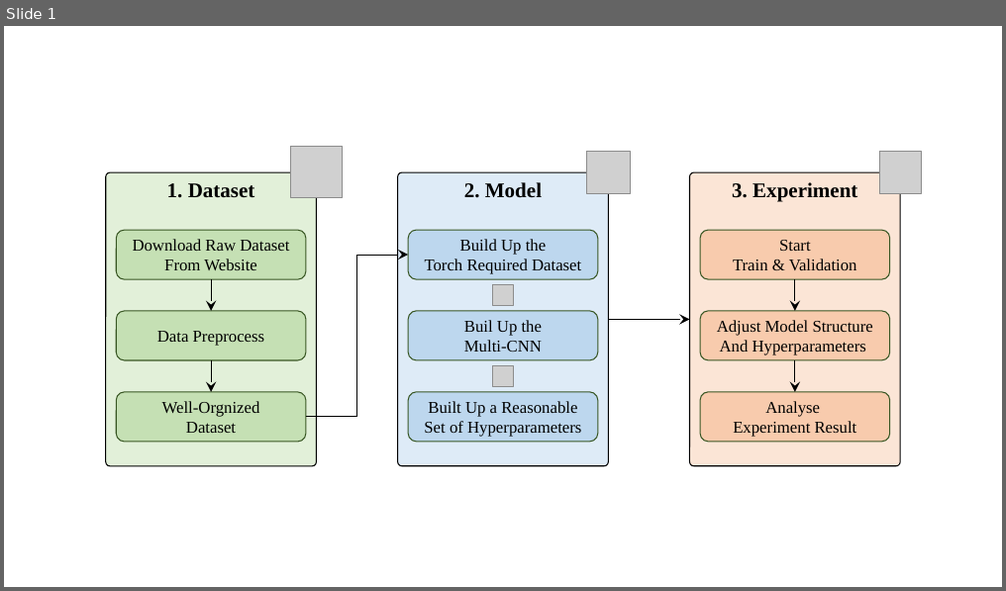
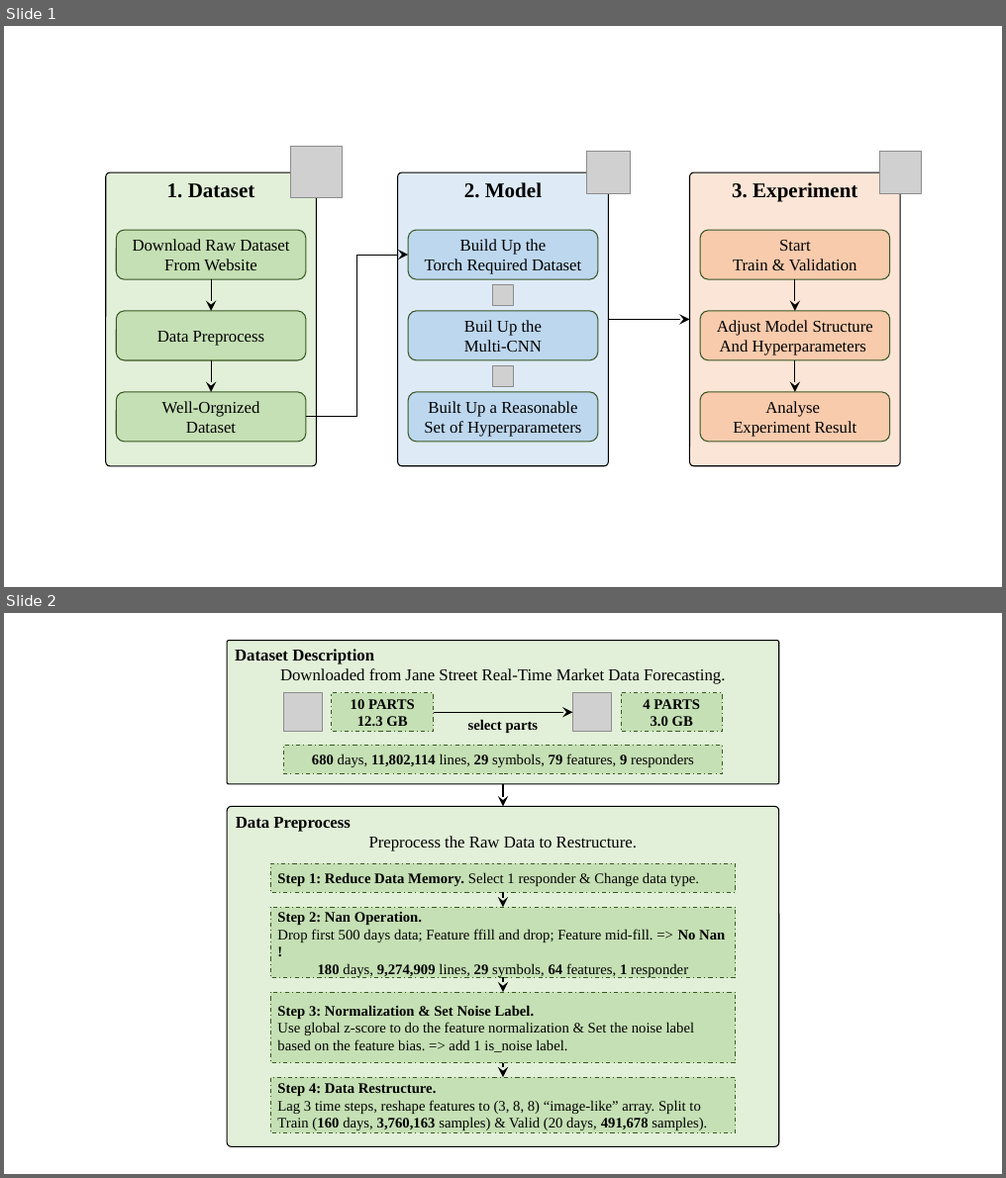
Before and after one commit to KarryRen/Karry-Studies-AI, a slide deck: Cases/JS-Real-Time-Market-Data-Forecasting/Imgs/Images.pptx. Shown one above the other, each under a label of ours: slide 1 before the commit, slides 1 and 2 after it. The pictures are 1006x591 and 1006x1178 pixels, drawn with LibreOffice and Linux fonts; fonts in the diff are those of the drawing; grey boxes stand for pictures. Boxes give left, top, right and bottom in pixels: in the first picture for what was removed or moved away, otherwise in the second. Text is boxed around its words. In the diff, an @@ line names an element or a change of style, - is before the commit and + after.

```diff
--- a/Cases/JS-Real-Time-Market-Data-Forecasting/Imgs/Images.pptx
+++ b/Cases/JS-Real-Time-Market-Data-Forecasting/Imgs/Images.pptx
@@ slide 2 added at bbox=[4, 613, 1002, 1174], background #FFFFFF @@
@@ group added at bbox=[227, 641, 779, 1147]: 7 rectangles, 5 arrows, 2 rounded rectangles, 2 pictures, 1 text @@
+Dataset Description
+Downloaded from Jane Street Real-Time Market Data Forecasting.
+10 PARTS
+12.3 GB
+4 PARTS
+3.0 GB
+select parts
+680 days, 11,802,114 lines, 29 symbols, 79 features, 9 responders
+Data Preprocess
+Preprocess the Raw Data to Restructure.
+Step 1: Reduce Data Memory. Select 1 responder & Change data type.
+Step 2: Nan Operation.
+Drop first 500 days data; Feature ffill and drop; Feature mid-fill. => No Nan !
+180 days, 9,274,909 lines, 29 symbols, 64 features, 1 responder
+Step 3: Normalization & Set Noise Label.
+Use global z-score to do the feature normalization & Set the noise label based on the feature bias. => add 1 is_noise label.
+Step 4: Data Restructure.
+Lag 3 time steps, reshape features to (3, 8, 8) “image-like” array. Split to Train (160 days, 3,760,163 samples) & Valid (20 days, 491,678 samples).
```
Also in this commit, not shown: 1 slide changed, 3 other slides added, 21 other files.
